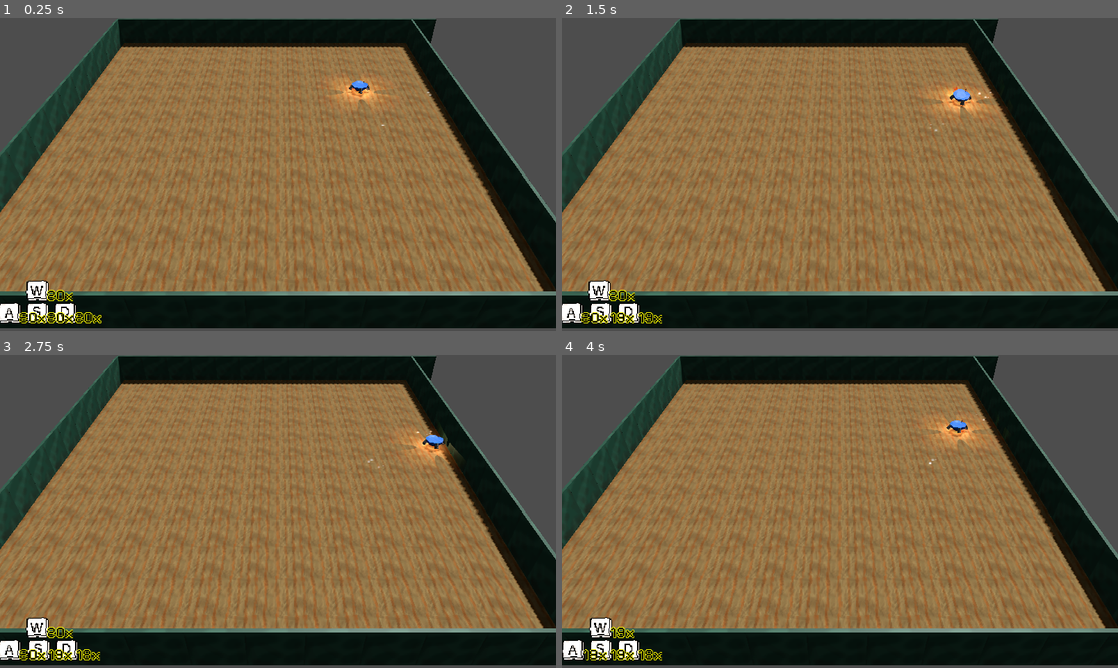
Above: before the commit, frames 1-4 (two rows, left to right).
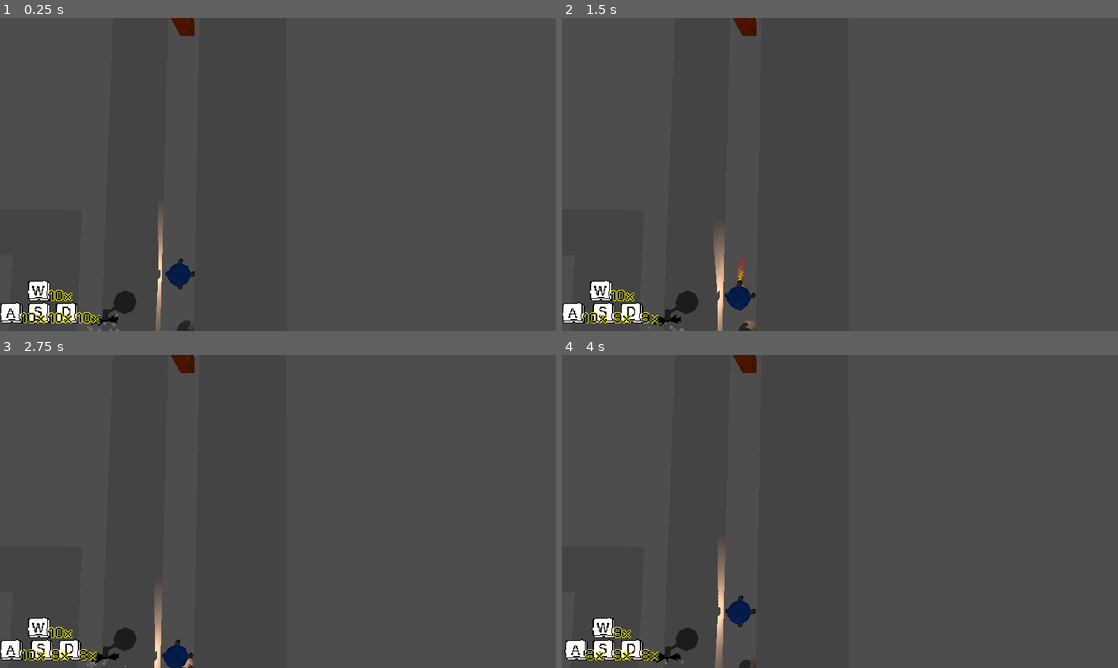
Above: after the commit, the same moments.

Repository: frederikhoheisel/weekjam
Game: Godot game, scene res://src/globals/start_scene.tscn
Same seed, same stepped clock (60 frames per second), same inputs: the game is played once before the commit and once after it.
Inputs:
- Up to frame 1 (0.25 s): no input
- Up to frame 2 (1.5 s): hold D (RIGHT) 0.53-1.28 s; tap Enter at 1.25 s; hold S (DOWN) from 1.28 s (still down)
- Up to frame 3 (2.75 s): release S (DOWN) at 2.03 s; hold D (RIGHT) from 2.03 s (still down)
- Up to frame 4 (4 s): release D (RIGHT) at 2.78 s; hold W (UP) 2.78-3.53 s; hold A (LEFT) from 3.53 s (still down)

The runs differ from the first frame. In frame 1, 85% of the frame differs, in the area x 0-100%, y 0-100%; in frame 2, 85%; in frame 3, 85%; in frame 4, 85%.

Commit message:
staub fix

Diff:
--- a/bierdurst/src/entities/box.gd
+++ b/bierdurst/src/entities/box.gd
@@ -7,4 +7,6 @@
 
 func move_to(pos: Vector3) -> void:
 	var tween =  get_tree().create_tween()
-	tween.tween_property(self, "global_position", pos, 0.4).set_trans(Tween.TRANS_SINE).set_delay(0.1)
+	tween.tween_property(self, "global_position", pos, 0.3).set_trans(Tween.TRANS_SINE).set_delay(0.1)
+	gpu_particles_3d.emitting = true
+	tween.tween_callback(func(): gpu_particles_3d.emitting = false)
--- a/bierdurst/src/entities/box.tscn
+++ b/bierdurst/src/entities/box.tscn
@@ -26,45 +26,34 @@
 emission_ring_radius = 0.5
 emission_ring_inner_radius = 0.4
 emission_ring_cone_angle = 90.0
-gravity = Vector3(0, 0, 0)
+gravity = Vector3(0, 0.3, 0)
 scale_curve = SubResource("CurveTexture_50hp7")
+color = Color(0.7964034, 0.75498146, 0.6098698, 1)
 alpha_curve = SubResource("CurveTexture_dylja")
 
-[sub_resource type="Gradient" id="Gradient_dylja"]
-offsets = PackedFloat32Array(0, 0.5073892)
-colors = PackedColorArray(1, 1, 1, 1, 1, 1, 1, 0)
-
-[sub_resource type="GradientTexture2D" id="GradientTexture2D_pp8lh"]
-gradient = SubResource("Gradient_dylja")
-fill = 1
-fill_from = Vector2(0.5, 0.5)
-fill_to = Vector2(0.8, 0.1)
-metadata/_snap_enabled = true
-
-[sub_resource type="StandardMaterial3D" id="StandardMaterial3D_50hp7"]
+[sub_resource type="StandardMaterial3D" id="StandardMaterial3D_so2ac"]
 transparency = 1
 vertex_color_use_as_albedo = true
-albedo_texture = SubResource("GradientTexture2D_pp8lh")
-billboard_mode = 3
-billboard_keep_scale = true
-particles_anim_h_frames = 1
-particles_anim_v_frames = 1
-particles_anim_loop = false
 
-[sub_resource type="QuadMesh" id="QuadMesh_g548s"]
-material = SubResource("StandardMaterial3D_50hp7")
+[sub_resource type="SphereMesh" id="SphereMesh_dylja"]
+material = SubResource("StandardMaterial3D_so2ac")
+radius = 0.2
+height = 0.4
+radial_segments = 8
+rings = 4
 
 [node name="Box" type="StaticBody3D" unique_id=1054621522]
 script = ExtResource("1_so2ac")
 
 [node name="box" parent="." unique_id=2103103828 instance=ExtResource("1_x68c1")]
 transform = Transform3D(1.7, 0, 0, 0, 1.7, 0, 0, 0, 1.7, 0, 0, 0)
-visible = false
 
 [node name="CollisionShape3D" type="CollisionShape3D" parent="." unique_id=164678541]
 shape = SubResource("BoxShape3D_g548s")
 
 [node name="GPUParticles3D" type="GPUParticles3D" parent="." unique_id=349074552]
 transform = Transform3D(1, 0, 0, 0, 1, 0, 0, 0, 1, 0, -0.5, 0)
+emitting = false
+amount = 24
 process_material = SubResource("ParticleProcessMaterial_so2ac")
-draw_pass_1 = SubResource("QuadMesh_g548s")
+draw_pass_1 = SubResource("SphereMesh_dylja")
--- a/bierdurst/src/globals/game_manager.gd
+++ b/bierdurst/src/globals/game_manager.gd
@@ -9,7 +9,7 @@
 signal dude_reached
 
 var current_level: Node = null
-var current_level_id: int = 1
+var current_level_id: int = -1
 
 
 # Called when the node enters the scene tree for the first time.
